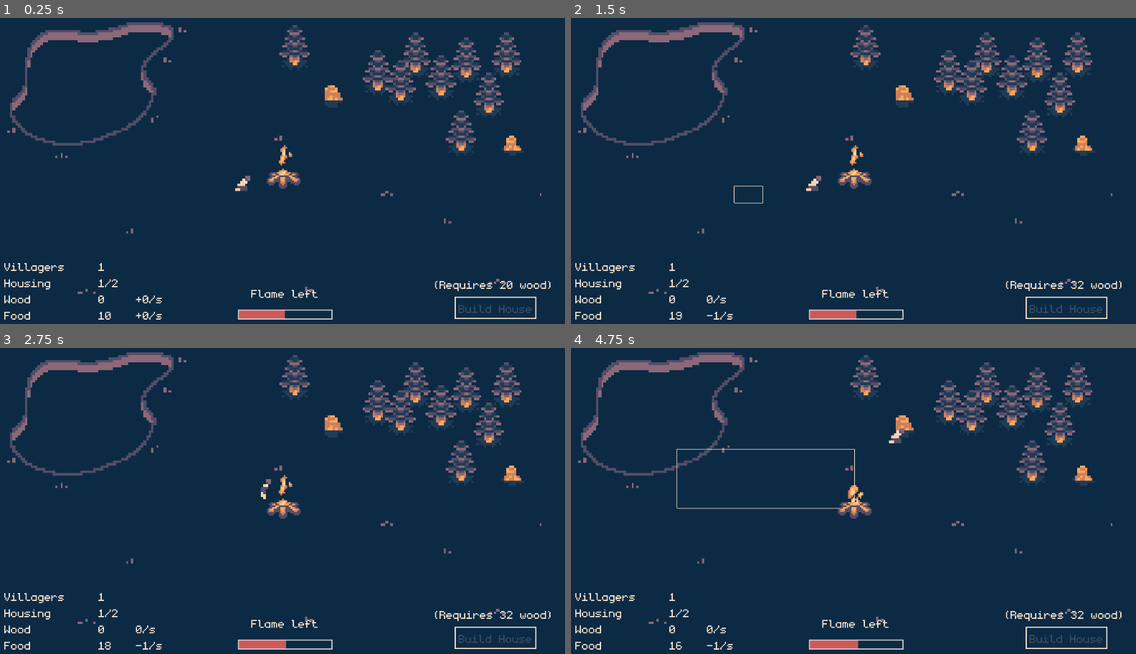
Above: before the commit, frames 1-4 (two rows, left to right).
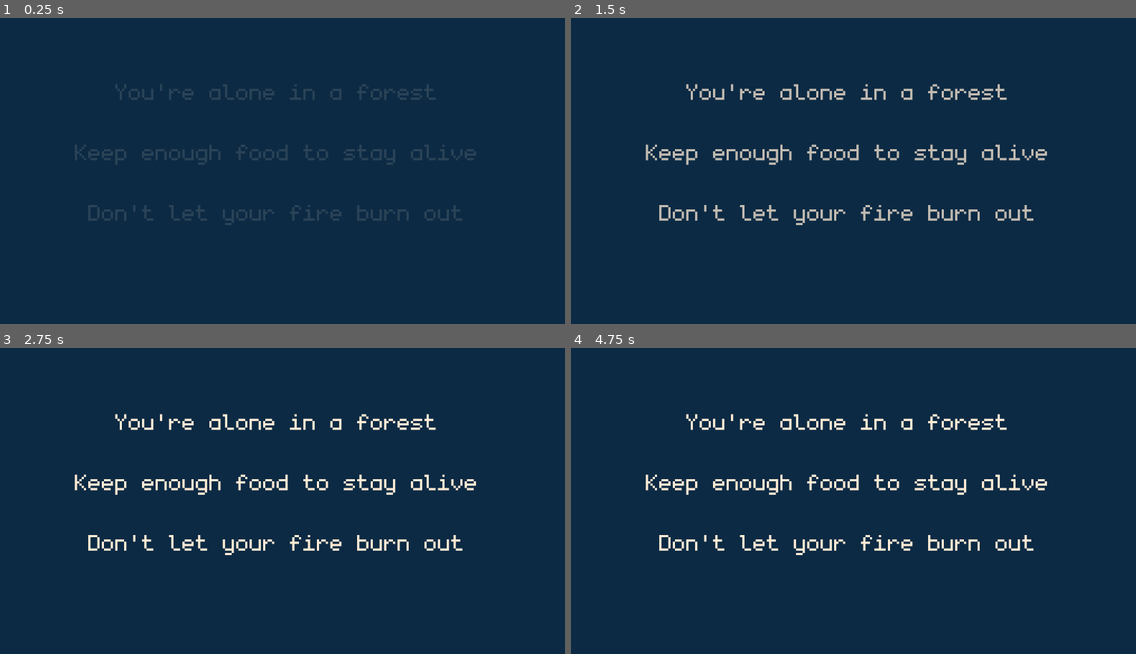
Above: after the commit, the same moments.

Repository: Michael12309/Ludum-Dare-52
Game: Godot game, scene res://Intro.tscn
The game is run twice, just before and just after one commit, with the same random seed, the same clock (stepped at 60 frames per second) and the same inputs. Before the commit the project starts from res://Main.tscn.
Inputs (mouse positions are in pixels of both pictures, inside the frame that each line leads up to):
- Up to frame 1 (0.25 s): no input
- Up to frame 2 (1.5 s): drag from (938, 82) to (853, 177) at 0.52 s; drag from (734, 186) to (819, 235) at 1.27 s
- Up to frame 3 (2.75 s): move the mouse to (333, 424) at 2.02 s; click (333, 424) at 2.17 s
- Up to frame 4 (4.75 s): tap Enter at 2.75 s; drag from (819, 565) to (678, 448) at 2.77 s; move the mouse to (1023, 549) at 3.52 s; click (1023, 549) at 3.67 s; drag from (678, 448) to (853, 507) at 4.27 s

The runs differ from the first frame. In frame 1, 8.1% of the frame differs, in the area x 0-98%, y 1-99%; in frame 2, 9.1%; in frame 3, 9.0%; in frame 4, 9.4%.

Commit message:
finished game

Diff:
--- a/Fire.tscn
+++ b/Fire.tscn
@@ -33,7 +33,7 @@
 position = Vector2( 3, -13 )
 scale = Vector2( 0.5, 0.5 )
 frames = SubResource( 1 )
-frame = 4
+frame = 3
 playing = true
 
 [node name="CollisionShape2D" type="CollisionShape2D" parent="."]
--- a/FireScript.gd
+++ b/FireScript.gd
@@ -1,25 +1,25 @@
 extends StaticBody2D
 
 var max_health = 100
-var health = 50 # max_health
+var health = max_health
 var health_regen = 0.5
 
-var damage_taken = 1
+var damage_taken = 5
 var taking_damage_stack = 0
+
+signal freeze_death
 
 # Called every frame. 'delta' is the elapsed time since the previous frame.
 func _process(delta):
-	# health -= taking_damage_stack * damage_taken * delta
-
-	health += health_regen * delta
+	if (health < max_health):
+		health += health_regen * delta
 
 	health -= taking_damage_stack * damage_taken * delta
 
 	$HealthBar.value = health
 
 	if (health <= 0):
-		# queue_free()
-		pass
+		emit_signal("freeze_death")
 
 
 func _on_Area2D_body_entered(body):
--- a/HUD.tscn
+++ b/HUD.tscn
@@ -72,5 +72,36 @@
 text = "Flame left"
 align = 1
 
+[node name="ColorRect" type="ColorRect" parent="."]
+visible = false
+margin_left = -25.0
+margin_top = -27.0
+margin_right = 1071.0
+margin_bottom = 629.0
+color = Color( 0.0509804, 0.168627, 0.270588, 1 )
+
+[node name="DeathLabel" type="Label" parent="."]
+visible = false
+margin_left = 310.0
+margin_top = 191.0
+margin_right = 735.0
+margin_bottom = 304.0
+custom_colors/font_color = Color( 1, 0.92549, 0.839216, 1 )
+custom_fonts/font = SubResource( 2 )
+text = "Your village died.
+Cause of death: freezing
+Hours lived: 0"
+align = 1
+
+[node name="RestartButton" type="Button" parent="."]
+visible = false
+margin_left = 440.0
+margin_top = 307.0
+margin_right = 608.0
+margin_bottom = 340.0
+theme = ExtResource( 2 )
+text = "Restart"
+
 [connection signal="pressed" from="Button" to="." method="_on_Button_pressed"]
 [connection signal="timeout" from="ResourceTimer" to="." method="_on_ResourceTimer_timeout"]
+[connection signal="pressed" from="RestartButton" to="." method="_on_RestartButton_pressed"]
--- a/HUDScript.gd
+++ b/HUDScript.gd
@@ -4,12 +4,16 @@
 var housing_count = 2
 var wood_count = 0
 var wood_increase = 0
-var food_count = 20
+var food_count = 25
 var food_increase = 0
 
-var house_cost = 32
+var house_cost = 55
+
+var outro = false
 
 signal build_house
+
+signal food_death
 
 # Called when the node enters the scene tree for the first time.
 func _ready():
@@ -37,32 +41,60 @@
 	return villager_count < housing_count
 
 func _on_ResourceTimer_timeout():
-	food_count += food_increase - villager_count
-	wood_count += wood_increase
+	if (not outro):
+		food_count += food_increase - villager_count
+		wood_count += wood_increase
 
-	$ResourcesLabel.text = \
-	"Villagers     " + str(villager_count) + "\n" + \
-	"Housing       " + str(villager_count) + "/" + str(housing_count) + "\n" + \
-	"Wood          " + str(wood_count) + "\n" + \
-	"Food          " + str(food_count)
+		$ResourcesLabel.text = \
+		"Villagers     " + str(villager_count) + "\n" + \
+		"Housing       " + str(villager_count) + "/" + str(housing_count) + "\n" + \
+		"Wood          " + str(wood_count) + "\n" + \
+		"Fish          " + str(food_count)
 
-	$ChangeLabel.text = \
-	"" + "\n" + \
-	"" + "\n" + \
-	("+" if wood_increase > 0 else "") + str(wood_increase) + "/s\n" + \
-	("+" if food_increase - villager_count > 0 else "") + str(food_increase - villager_count) + "/s\n"
+		$ChangeLabel.text = \
+		"" + "\n" + \
+		"" + "\n" + \
+		("+" if wood_increase > 0 else "") + str(wood_increase) + "/s\n" + \
+		("+" if food_increase - villager_count > 0 else "") + str(food_increase - villager_count) + "/s\n"
 
-	$HouseCostLabel.text = "(Requires " + str(house_cost) + " wood)"
+		$HouseCostLabel.text = "(Requires " + str(house_cost) + " wood)"
 
 
 func _process(delta):
-	if (wood_count < house_cost):
-		$Button.disabled = true
-	else:
-		$Button.disabled = false
+	if (not outro):
+		if (wood_count < house_cost):
+			$Button.disabled = true
+		else:
+			$Button.disabled = false
+
+		if (food_count < 1):
+			emit_signal("food_death")
 
 func _on_Button_pressed():
-	wood_count -= house_cost
-	house_cost = round(house_cost * 4.4)
-	housing_count += 3
-	emit_signal("build_house")
+	if (not outro):
+		wood_count -= house_cost
+		house_cost = round(house_cost * 3.8)
+		housing_count += 3
+		emit_signal("build_house")
+
+
+func alive():
+	outro = false
+
+func death(cause, hours):
+	$ResourcesLabel.hide()
+	$Button.hide()
+	$ChangeLabel.hide()
+	$HouseCostLabel.hide()
+	$FireHealthLabel.hide()
+	$ColorRect.show()
+	$DeathLabel.show()
+	$RestartButton.show()
+	outro = true
+	$DeathLabel.text = "You died.\n" + \
+	"Cause of death: " + str(cause) + "\n" + \
+	"Hours lived: " + str(hours)
+
+
+func _on_RestartButton_pressed():
+	get_tree().change_scene("res://Main.tscn")
--- /dev/null
+++ b/Intro.tscn
@@ -0,0 +1,79 @@
+[gd_scene load_steps=7 format=2]
+
+[ext_resource path="res://IntroScript.gd" type="Script" id=1]
+[ext_resource path="res://assets/font/monogram.ttf" type="DynamicFontData" id=2]
+
+[sub_resource type="DynamicFont" id=1]
+size = 64
+font_data = ExtResource( 2 )
+
+[sub_resource type="Animation" id=4]
+resource_name = "Fade in"
+length = 2.0
+tracks/0/type = "value"
+tracks/0/path = NodePath("ColorRect:color")
+tracks/0/interp = 1
+tracks/0/loop_wrap = true
+tracks/0/imported = false
+tracks/0/enabled = true
+tracks/0/keys = {
+"times": PoolRealArray( 0, 2 ),
+"transitions": PoolRealArray( 1, 1 ),
+"update": 0,
+"values": [ Color( 0.0509804, 0.168627, 0.270588, 1 ), Color( 0.0509804, 0.168627, 0.270588, 0 ) ]
+}
+
+[sub_resource type="Animation" id=5]
+resource_name = "Fade out"
+length = 2.0
+tracks/0/type = "value"
+tracks/0/path = NodePath("ColorRect:color")
+tracks/0/interp = 1
+tracks/0/loop_wrap = true
+tracks/0/imported = false
+tracks/0/enabled = true
+tracks/0/keys = {
+"times": PoolRealArray( 0, 1 ),
+"transitions": PoolRealArray( 1, 1 ),
+"update": 0,
+"values": [ Color( 0.0509804, 0.168627, 0.270588, 0 ), Color( 0.0509804, 0.168627, 0.270588, 1 ) ]
+}
+
+[sub_resource type="Animation" id=3]
+length = 0.001
+tracks/0/type = "value"
+tracks/0/path = NodePath("ColorRect:color")
+tracks/0/interp = 1
+tracks/0/loop_wrap = true
+tracks/0/imported = false
+tracks/0/enabled = true
+tracks/0/keys = {
+"times": PoolRealArray( 0 ),
+"transitions": PoolRealArray( 1 ),
+"update": 0,
+"values": [ Color( 1, 1, 1, 1 ) ]
+}
+
+[node name="Intro" type="Node2D"]
+script = ExtResource( 1 )
+
+[node name="IntroLabel" type="Label" parent="."]
+margin_left = 24.0
+margin_top = 25.0
+margin_right = 995.0
+margin_bottom = 573.0
+custom_colors/font_color = Color( 1, 0.92549, 0.839216, 1 )
+custom_fonts/font = SubResource( 1 )
+text = "label"
+align = 1
+
+[node name="AnimationPlayer" type="AnimationPlayer" parent="."]
+"anims/Fade in" = SubResource( 4 )
+"anims/Fade out" = SubResource( 5 )
+anims/RESET = SubResource( 3 )
+
+[node name="ColorRect" type="ColorRect" parent="."]
+margin_left = -53.0
+margin_top = -39.0
+margin_right = 1073.0
+margin_bottom = 641.0
--- /dev/null
+++ b/IntroScript.gd
@@ -0,0 +1,23 @@
+extends Node2D
+
+
+func _ready():
+	$AnimationPlayer.play("Fade in")
+	$IntroLabel.text = "\n\n" + \
+	"You're alone in a forest\n\n" + \
+	"Keep enough food to stay alive\n\n" + \
+	"Don't let your fire burn out"
+	yield(get_tree().create_timer(6), "timeout")
+	$AnimationPlayer.play("Fade out")
+	yield(get_tree().create_timer(1), "timeout")
+	$AnimationPlayer.play("Fade in")
+	$IntroLabel.text = "\n" + \
+	"Click and drag to select villagers,\nclick to tell them where to go\n\n" + \
+	"Sit by the trees to harvest logs\n" + \
+	"Sit by the pond to fish\n" + \
+	"Sit by thieves to kill them\n" + \
+	"Build houses for new villagers"
+	yield(get_tree().create_timer(11), "timeout")
+	$AnimationPlayer.play("Fade out")
+	yield(get_tree().create_timer(2), "timeout")
+	get_tree().change_scene("res://Main.tscn")
--- a/Main.tscn
+++ b/Main.tscn
@@ -6,6 +6,7 @@
 [ext_resource path="res://Fire.tscn" type="PackedScene" id=4]
 [ext_resource path="res://assets/background/background3.png" type="Texture" id=5]
 [ext_resource path="res://HUD.tscn" type="PackedScene" id=6]
+[ext_resource path="res://assets/font/monogram.ttf" type="DynamicFontData" id=7]
 
 [sub_resource type="GDScript" id=2]
 
@@ -18,6 +19,10 @@
 _data = {
 "points": PoolVector2Array( 0, 0, 0, 0, 317.176, 119.793, 0, 0, 0, 0, 317.176, 145.96, 0, 0, 0, 0, 320.706, 174.22, 0, 0, 0, 0, 314.023, 185.407, 0, 0, 0, 0, 304.824, 204.573, 0, 0, 0, 0, 280.118, 230.74, 0, 0, 0, 0, 246.588, 251.673, 0, 0, 0, 0, 220.118, 264.233, 0, 0, 0, 0, 185.706, 267.373 )
 }
+
+[sub_resource type="DynamicFont" id=5]
+size = 32
+font_data = ExtResource( 7 )
 
 [node name="Game" type="Node2D"]
 script = ExtResource( 2 )
@@ -98,8 +103,7 @@
 polygon = PoolVector2Array( 627, 64, 599, 137, 636, 193, 687, 221, 755, 218, 774, 255, 790, 306, 855, 317, 906, 302, 927, 260, 983, 213, 992, 131, 993, 70, 994, 19, 935, 9, 835, 18, 708, 16 )
 
 [node name="VillagerArrive" type="Timer" parent="."]
-wait_time = 5.0
-autostart = true
+wait_time = 3.0
 
 [node name="EnemyArrive" type="Timer" parent="."]
 wait_time = 0.5
@@ -121,7 +125,31 @@
 [node name="EnemySpawn4" type="Node2D" parent="."]
 position = Vector2( 281, 644 )
 
+[node name="AllowVillagerArrive" type="Timer" parent="."]
+wait_time = 25.0
+autostart = true
+
+[node name="FirstEnemyArrive" type="Timer" parent="."]
+wait_time = 8.0
+one_shot = true
+autostart = true
+
+[node name="HoursLived" type="Label" parent="."]
+margin_left = 821.0
+margin_top = 8.0
+margin_right = 1032.0
+margin_bottom = 121.0
+custom_colors/font_color = Color( 1, 0.92549, 0.839216, 1 )
+custom_fonts/font = SubResource( 5 )
+text = "Hours lived   0"
+
+[node name="HoursLivedTimer" type="Timer" parent="."]
+wait_time = 3.0
+autostart = true
+
 [connection signal="build_house" from="HUD" to="." method="_on_HUD_build_house"]
+[connection signal="food_death" from="HUD" to="." method="_on_HUD_food_death"]
+[connection signal="freeze_death" from="YSort/Fire" to="." method="_on_Fire_freeze_death"]
 [connection signal="input_event" from="TreesStaticBody2d" to="." method="_on_TreesStaticBody2d_input_event"]
 [connection signal="input_event" from="PondStaticBody" to="." method="_on_PondStaticBody_input_event"]
 [connection signal="body_entered" from="PondArea" to="." method="_on_PondArea_body_entered"]
@@ -131,3 +159,6 @@
 [connection signal="timeout" from="VillagerArrive" to="." method="_on_VillagerArrive_timeout"]
 [connection signal="timeout" from="EnemyArrive" to="." method="_on_EnemyArrive_timeout"]
 [connection signal="timeout" from="ShortenEnemySpawn" to="." method="_on_ShortenEnemySpawn_timeout"]
+[connection signal="timeout" from="AllowVillagerArrive" to="." method="_on_AllowVillagerArrive_timeout"]
+[connection signal="timeout" from="FirstEnemyArrive" to="." method="_on_FirstEnemyArrive_timeout"]
+[connection signal="timeout" from="HoursLivedTimer" to="." method="_on_HoursLivedTimer_timeout"]
--- a/MainScript.gd
+++ b/MainScript.gd
@@ -14,9 +14,11 @@
 var villagers_in_pond = -1
 var villagers_in_trees = -1
 
-var enemy_spawn_chance = 30
+var enemy_spawn_chance = 26
 
 var house_num = 0
+
+var hours_lived = 1
 
 func _ready():
 	randomize()
@@ -109,18 +111,42 @@
 		get_node("YSort/HouseSpawn" + str(house_num)).add_child(house)
 
 
+func spawn_enemy():
+	var enemy = enemyPackedScene.instance()
+	var loc = get_node("EnemySpawn" + str((randi() % 4) + 1)).position
+	enemy.position = loc
+	$YSort.add_child(enemy)
+	enemy.move_to($YSort/Fire.position)
+
 func _on_EnemyArrive_timeout():
-	print('trying', randi() % enemy_spawn_chance)
 	if randi() % enemy_spawn_chance == 0:
-		var enemy = enemyPackedScene.instance()
-		var loc = get_node("EnemySpawn" + str((randi() % 4) + 1)).position
-		enemy.position = loc
-		$YSort.add_child(enemy)
-		enemy.move_to($YSort/Fire.position)
+		spawn_enemy()
 
 
 func _on_ShortenEnemySpawn_timeout():
-	enemy_spawn_chance = int(enemy_spawn_chance / 1.2)
+	enemy_spawn_chance -= 1
 	if (enemy_spawn_chance < 1):
 		enemy_spawn_chance = 1
-	print(enemy_spawn_chance)
+
+
+func _on_AllowVillagerArrive_timeout():
+	$VillagerArrive.start()
+
+
+func _on_FirstEnemyArrive_timeout():
+	spawn_enemy()
+
+
+func _on_HoursLivedTimer_timeout():
+	hours_lived += 1
+	$HoursLived.text = "Hours Lived   " + str(hours_lived)
+
+
+func _on_HUD_food_death():
+	$HoursLivedTimer.stop()
+	$HUD.death("starvation", hours_lived)
+
+
+func _on_Fire_freeze_death():
+	$HoursLivedTimer.stop()
+	$HUD.death("freezing", hours_lived)
--- a/project.godot
+++ b/project.godot
@@ -11,7 +11,7 @@
 [application]
 
 config/name="Ludum Dare 52"
-run/main_scene="res://Main.tscn"
+run/main_scene="res://Intro.tscn"
 config/icon="res://icon.png"
 
 [global]
Not shown: 1 places in Main.tscn that only renumber resources
Empty file added: OutroScript.gd
